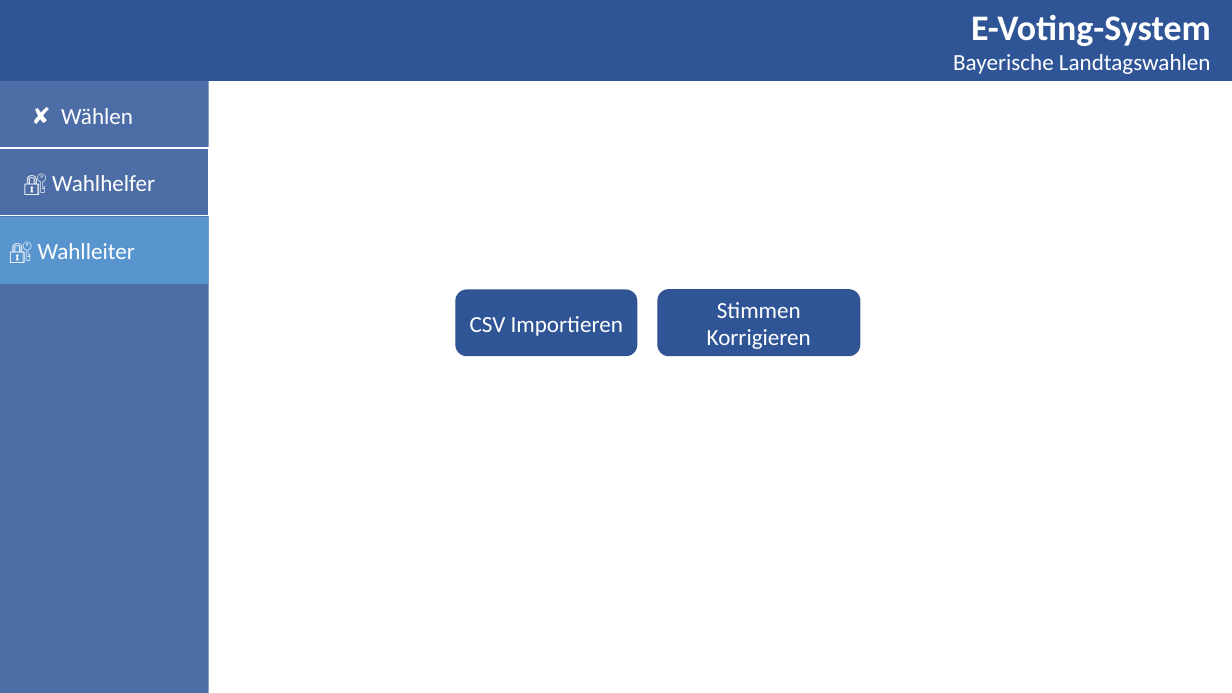
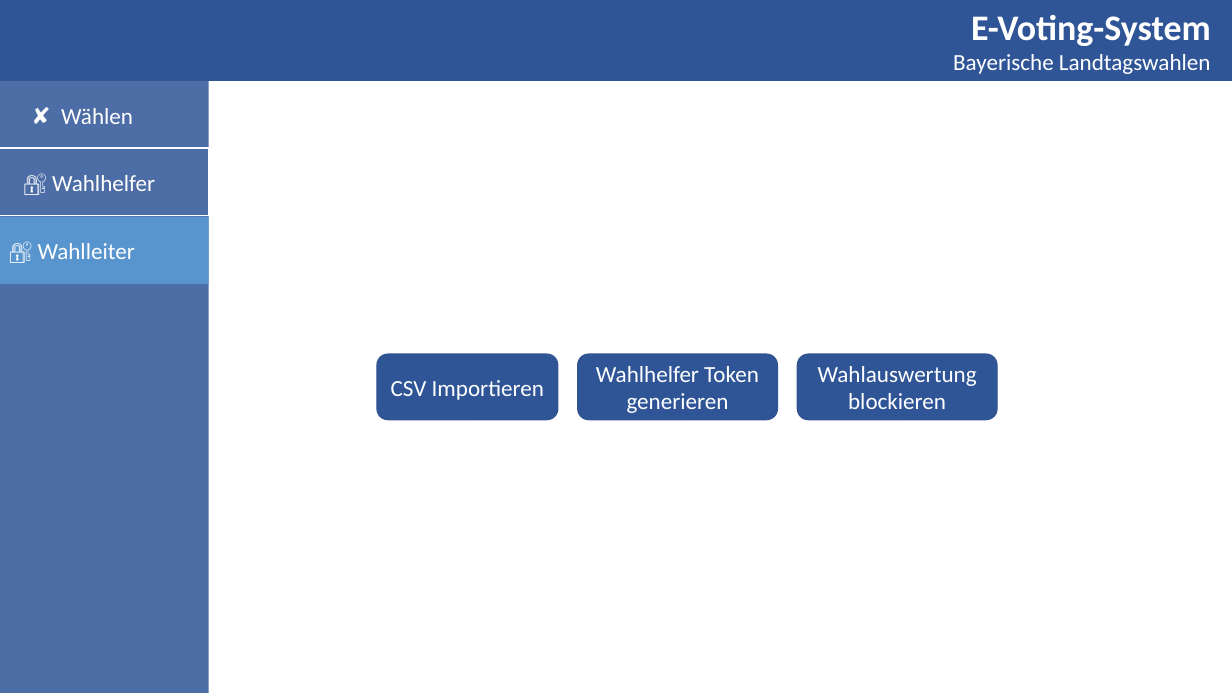
Before and after one commit to DominikHorn/wise2019-dbsystems-project, a slide deck: slide 5 of specification/Mock.pptx. Drawn at 1232x693 pixels with LibreOffice and Linux fonts; fonts in the diff are those of the drawing. Boxes give left, top, right and bottom in pixels: in the first picture for what was removed or moved away, otherwise in the second. Text is boxed around its words. In the diff, an @@ line names an element or a change of style, - is before the commit and + after.

```diff
--- a/specification/Mock.pptx
+++ b/specification/Mock.pptx
@@ rounded rectangle removed at box(658, 290, 860, 356) @@
-Stimmen Korrigieren
@@ rounded rectangle "CSV Importieren": place and size @@
-rounded rectangle "CSV Importieren" at box(456, 290, 637, 356)
+rounded rectangle "CSV Importieren" at box(377, 354, 558, 420)
@@ rounded rectangle added at box(578, 354, 777, 420), fill #2F5597, outline #325491 1 pt, 18 pt, text #FFFFFF @@
+Wahlhelfer Token generieren
@@ rounded rectangle added at box(798, 354, 997, 420), fill #2F5597, outline #325491 1 pt, 18 pt, text #FFFFFF @@
+Wahlauswertung blockieren
```
Also in this commit, not shown: 2 other slides changed, 1 slide removed, 4 other files.
